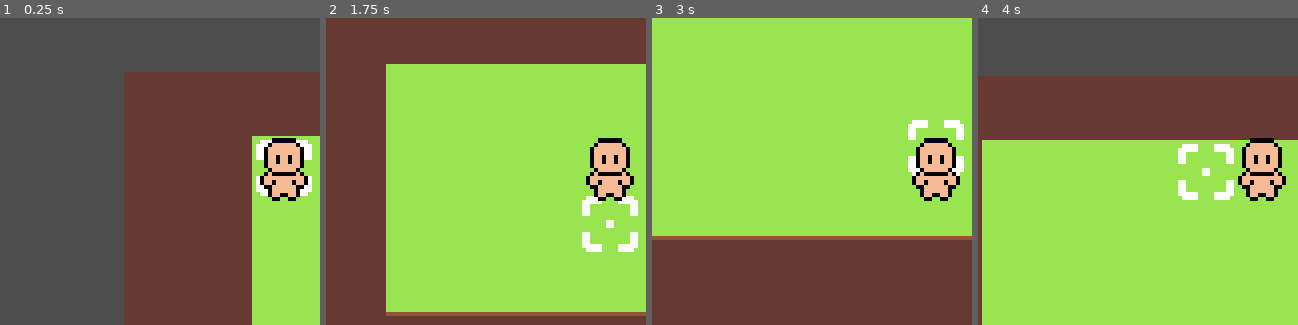
Above: before the commit, frames 1-4 (left to right).
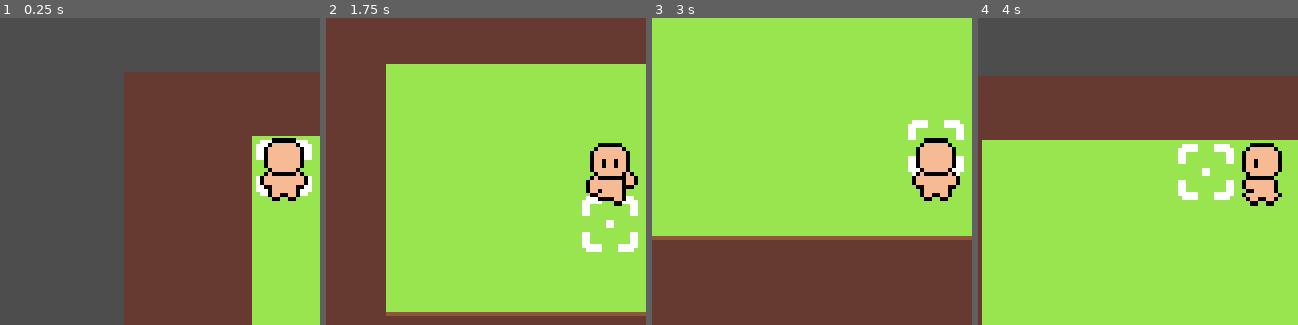
Above: after the commit, the same moments.

Repository: nealberones/TileBasedMovement
Game: Godot game, scene res://main.tscn
Two runs of this game, one before a commit and one after it. Both use one fixed random seed, a clock stepped at 60 frames per second and the inputs below.
Inputs:
- Up to frame 1 (0.25 s): no input
- Up to frame 2 (1.75 s): tap Enter at 0.5 s; hold Right (ui_right) 0.53-1.28 s; hold Down (ui_down) from 1.28 s (still down)
- Up to frame 3 (3 s): release Down (ui_down) at 2.03 s; hold Right (ui_right) 2.03-2.78 s; hold Up (ui_up) from 2.78 s (still down)
- Up to frame 4 (4 s): release Up (ui_up) at 3.53 s; hold Left (ui_left) from 3.53 s (still down)
The pictures show only the part of the screen within x 6-56%, y 23-73%; the shares and areas given below are measured in that part.

The runs differ from the first frame. In frame 1, 0.1% of the frame differs, in the area x 85-93%, y 44-55%; in frame 2, 1.2%; in frame 3, 0.1%; in frame 4, 1.3%, in the area x 81-97%, y 39-62%.

Commit message:
final animations

Diff:
--- a/main.tscn
+++ b/main.tscn
@@ -386,35 +386,66 @@
 "walk_up": SubResource("Animation_6i7io")
 }
 
+[sub_resource type="AnimationNodeAnimation" id="AnimationNodeAnimation_ros0m"]
+animation = &"idle_up"
+
+[sub_resource type="AnimationNodeAnimation" id="AnimationNodeAnimation_mf3r5"]
+animation = &"idle_down"
+
+[sub_resource type="AnimationNodeAnimation" id="AnimationNodeAnimation_6be24"]
+animation = &"idle_left"
+
+[sub_resource type="AnimationNodeAnimation" id="AnimationNodeAnimation_ppnet"]
+animation = &"idle_right"
+
 [sub_resource type="AnimationNodeBlendSpace2D" id="AnimationNodeBlendSpace2D_sld6b"]
+blend_point_0/node = SubResource("AnimationNodeAnimation_ros0m")
+blend_point_0/pos = Vector2(0, -1)
+blend_point_1/node = SubResource("AnimationNodeAnimation_mf3r5")
+blend_point_1/pos = Vector2(0, 1)
+blend_point_2/node = SubResource("AnimationNodeAnimation_6be24")
+blend_point_2/pos = Vector2(-1, 0)
+blend_point_3/node = SubResource("AnimationNodeAnimation_ppnet")
+blend_point_3/pos = Vector2(1, 0)
+blend_mode = 1
 
 [sub_resource type="AnimationNodeAnimation" id="AnimationNodeAnimation_e3ge5"]
 animation = &"walk_left"
 
-[sub_resource type="AnimationNodeAnimation" id="AnimationNodeAnimation_3m4uu"]
-animation = &"walk_up"
-
-[sub_resource type="AnimationNodeAnimation" id="AnimationNodeAnimation_npyak"]
-animation = &"walk_down"
-
 [sub_resource type="AnimationNodeAnimation" id="AnimationNodeAnimation_707cj"]
 animation = &"walk_right"
+
+[sub_resource type="AnimationNodeAnimation" id="AnimationNodeAnimation_dt383"]
+animation = &"walk_down"
+
+[sub_resource type="AnimationNodeAnimation" id="AnimationNodeAnimation_lpvtm"]
+animation = &"walk_up"
 
 [sub_resource type="AnimationNodeBlendSpace2D" id="AnimationNodeBlendSpace2D_secps"]
 blend_point_0/node = SubResource("AnimationNodeAnimation_e3ge5")
 blend_point_0/pos = Vector2(-1, 0)
-blend_point_1/node = SubResource("AnimationNodeAnimation_3m4uu")
-blend_point_1/pos = Vector2(0, 1)
-blend_point_2/node = SubResource("AnimationNodeAnimation_npyak")
-blend_point_2/pos = Vector2(0, -0.9)
-blend_point_3/node = SubResource("AnimationNodeAnimation_707cj")
-blend_point_3/pos = Vector2(1, 0)
+blend_point_1/node = SubResource("AnimationNodeAnimation_707cj")
+blend_point_1/pos = Vector2(1, 0)
+blend_point_2/node = SubResource("AnimationNodeAnimation_dt383")
+blend_point_2/pos = Vector2(0, 1)
+blend_point_3/node = SubResource("AnimationNodeAnimation_lpvtm")
+blend_point_3/pos = Vector2(0, -1)
+blend_mode = 1
+
+[sub_resource type="AnimationNodeStateMachineTransition" id="AnimationNodeStateMachineTransition_unvts"]
+
+[sub_resource type="AnimationNodeStateMachineTransition" id="AnimationNodeStateMachineTransition_t85a6"]
+
+[sub_resource type="AnimationNodeStateMachineTransition" id="AnimationNodeStateMachineTransition_f34b4"]
+advance_mode = 2
 
 [sub_resource type="AnimationNodeStateMachine" id="AnimationNodeStateMachine_bfrlm"]
 states/Idle/node = SubResource("AnimationNodeBlendSpace2D_sld6b")
 states/Idle/position = Vector2(530, 87)
+states/Start/position = Vector2(244, 87)
 states/walk/node = SubResource("AnimationNodeBlendSpace2D_secps")
-states/walk/position = Vector2(312, 93)
+states/walk/position = Vector2(743, 87)
+transitions = ["walk", "Idle", SubResource("AnimationNodeStateMachineTransition_unvts"), "Idle", "walk", SubResource("AnimationNodeStateMachineTransition_t85a6"), "Start", "Idle", SubResource("AnimationNodeStateMachineTransition_f34b4")]
 
 [sub_resource type="AtlasTexture" id="AtlasTexture_278ek"]
 
@@ -464,8 +495,9 @@
 [node name="AnimationTree" type="AnimationTree" parent="CharacterBody2D"]
 tree_root = SubResource("AnimationNodeStateMachine_bfrlm")
 anim_player = NodePath("../AnimationPlayer")
-parameters/Idle/blend_position = Vector2(0, 0)
-parameters/walk/blend_position = Vector2(1.0272, -0.0393013)
+active = true
+parameters/Idle/blend_position = Vector2(-0.00160003, -0.93617)
+parameters/walk/blend_position = Vector2(0.00160003, 0.851528)
 
 [node name="Enemy" type="Node2D" parent="."]
 top_level = true
--- a/player.gd
+++ b/player.gd
@@ -3,6 +3,9 @@
 @onready var tile_map = $"../TileMap"
 @onready var sprite_2d = $Sprite2D
 @onready var ray_cast_2d = $RayCast2D
+@onready var animation_tree = $AnimationTree
+@onready var state_machine = animation_tree.get("parameters/playback")
+
 const tile_size = 16  # Adjust this based on your tile size
 var current_tile = Vector2(1, 1)
 
@@ -10,6 +13,7 @@
 
 func _physics_process(delta):
 	if is_moving == false:
+		state_machine.travel("Idle")
 		return
 
 	if global_position == sprite_2d.global_position:
@@ -19,6 +23,7 @@
 	sprite_2d.global_position = sprite_2d.global_position.move_toward(global_position, 1)
 func _process(delta):
 	if is_moving:
+		state_machine.travel("walk")
 		return
 
 	if Input.is_action_pressed("ui_up"):
@@ -30,7 +35,13 @@
 	elif Input.is_action_pressed("ui_right"):
 		move(Vector2.RIGHT)
 
+
+
 func move(direction: Vector2):
+
+
+	animation_tree.set("parameters/Idle/blend_position", direction)
+	animation_tree.set("parameters/walk/blend_position",direction)
 	#current tile
 	var current_tile: Vector2i = tile_map.local_to_map(global_position)
 	# get target tile
Not shown: 1 places in main.tscn that only renumber resources
